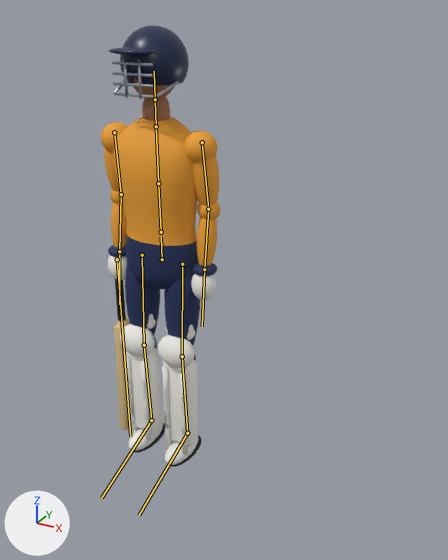
An edit to the glTF model tools/build/batsman.glb, drawn before and after from the same camera.
Both versions are drawn from a camera (50 mm lens) standing at (1.37, -1.97, 1.88) and looking at (0.22, 0.14, 0.83). Lighting does not change. The marker at lower left points along +X, +Y and +Z. The picture after the commit comes second. The bones that change, and the others that lie on the model, are drawn over the model as lines.

The first picture shows 'batsman_mesh'.
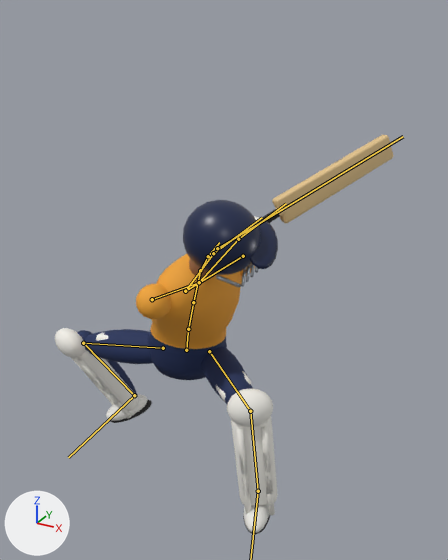
The newer file adds an action. The first version stands in its rest pose; the second is drawn at frame 9 of the action 'slog_sweep'.

Boxes (x1, y1, x2, y2) around the edits, measured in the pictures (448 x 560 px):
'batsman_mesh', posed (183% wider, 10% shorter)
    before: (101, 25, 220, 467)
    after: (55, 135, 393, 534)
bone 'hips', root to tip
    before: (162, 259) to (161, 236)
    after: (186, 350) to (188, 332)
bone 'spine', root to tip
    before: (161, 232) to (158, 183)
    after: (188, 329) to (193, 302)
bone 'chest', root to tip
    before: (158, 183) to (156, 126)
    after: (193, 302) to (200, 270)
bone 'neck', root to tip
    before: (156, 126) to (155, 99)
    after: (200, 270) to (208, 256)
bone 'head', root to tip
    before: (155, 99) to (154, 71)
    after: (208, 256) to (219, 242)
bone 'upper_arm.L', root to tip
    before: (202, 142) to (208, 209)
    after: (243, 256) to (185, 291)
bone 'forearm.L', root to tip
    before: (208, 209) to (204, 269)
    after: (185, 291) to (213, 253)
bone 'hand.L', root to tip
    before: (204, 269) to (202, 326)
    after: (213, 253) to (262, 217)
bone 'upper_arm.R', root to tip
    before: (114, 132) to (121, 194)
    after: (152, 299) to (199, 282)
bone 'forearm.R', root to tip
    before: (121, 194) to (119, 251)
    after: (199, 282) to (238, 239)
bone 'hand.R', root to tip
    before: (119, 251) to (119, 304)
    after: (238, 239) to (286, 203)
bone 'thigh.L', root to tip
    before: (182, 264) to (182, 356)
    after: (209, 351) to (250, 411)
bone 'shin.L', root to tip
    before: (182, 356) to (187, 433)
    after: (250, 411) to (258, 491)
bone 'thigh.R', root to tip
    before: (142, 255) to (144, 345)
    after: (163, 348) to (83, 343)
bone 'shin.R', root to tip
    before: (144, 345) to (151, 420)
    after: (83, 343) to (134, 395)
bone 'foot.R', root to tip
    before: (151, 420) to (101, 498)
    after: (134, 395) to (68, 457)
bone 'bat', root to tip
    before: (117, 259) to (130, 436)
    after: (217, 248) to (403, 136)

The change in detail:
Bone 'hips' (bone_hips) moves from (0.0, 0.0, 0.0) to (0.12, -0.385, 0.02).
Bone 'hips' (bone_hips) turns from (0, 0, 0) to (10, 31, -7) degrees about its own x, y and z.
Bone 'spine' (bone_spine) turns from (0, 0, 0) to (17, 6, 0) degrees about its own x, y and z.
Bone 'chest' (bone_chest) turns from (0, 0, 0) to (2, 30, 0) degrees about its own x, y and z.
Bone 'neck' (bone_neck) turns from (0, 0, 0) to (9, 23, 0) degrees about its own x, y and z.
Bone 'head' (bone_head) turns from (0, 0, 0) to (7, 25, -1) degrees about its own x, y and z.
Bone 'upper_arm.L' (bone_upper_arm_l) turns from (0, 0, 0) to (4, -173, 82) degrees about its own x, y and z.
Bone 'forearm.L' (bone_forearm_l) turns from (0, 0, 0) to (-70, 48, 90) degrees about its own x, y and z.
Bone 'hand.L' (bone_hand_l) turns from (0, 0, 0) to (-31, -21, 43) degrees about its own x, y and z.
Bone 'upper_arm.R' (bone_upper_arm_r) turns from (0, 0, 0) to (-5, -127, -64) degrees about its own x, y and z.
Bone 'forearm.R' (bone_forearm_r) turns from (0, 0, 0) to (-24, -5, 13) degrees about its own x, y and z.
Bone 'hand.R' (bone_hand_r) turns from (0, 0, 0) to (-2, -7, 16) degrees about its own x, y and z.
Bone 'thigh.L' (bone_thigh_l) turns from (0, 0, 0) to (-89, -22, -26) degrees about its own x, y and z.
Bone 'shin.L' (bone_shin_l) turns from (0, 0, 0) to (77, -11, 24) degrees about its own x, y and z.
Bone 'foot.L' (bone_foot_l) turns from (0, 0, 0) to (-2, -1, 10) degrees about its own x, y and z.
Bone 'thigh.R' (bone_thigh_r) turns from (0, 0, 0) to (23, 8, 72) degrees about its own x, y and z.
Bone 'shin.R' (bone_shin_r) turns from (0, 0, 0) to (20, 20, -91) degrees about its own x, y and z.
Bone 'foot.R' (bone_foot_r) turns from (0, 0, 0) to (-28, -8, 2) degrees about its own x, y and z.
Bone 'bat' (bone_bat) moves from (0.0, 0.0, 0.0) to (0.46, -0.114, 0.056).
Bone 'bat' (bone_bat) turns from (0, 0, 0) to (-114, -143, 0) degrees about its own x, y and z.
